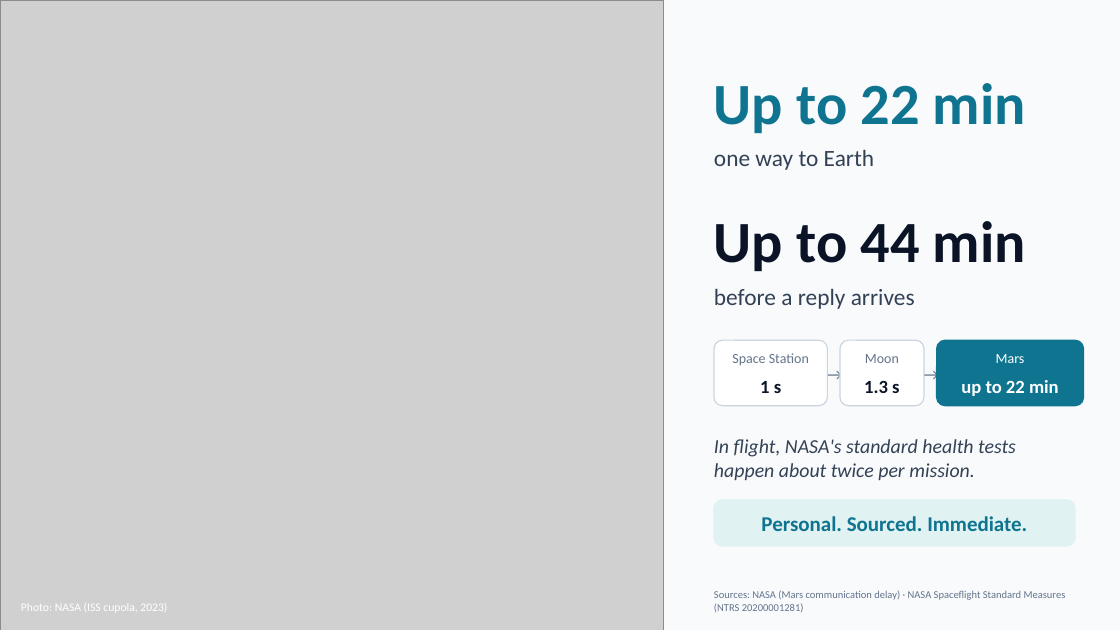
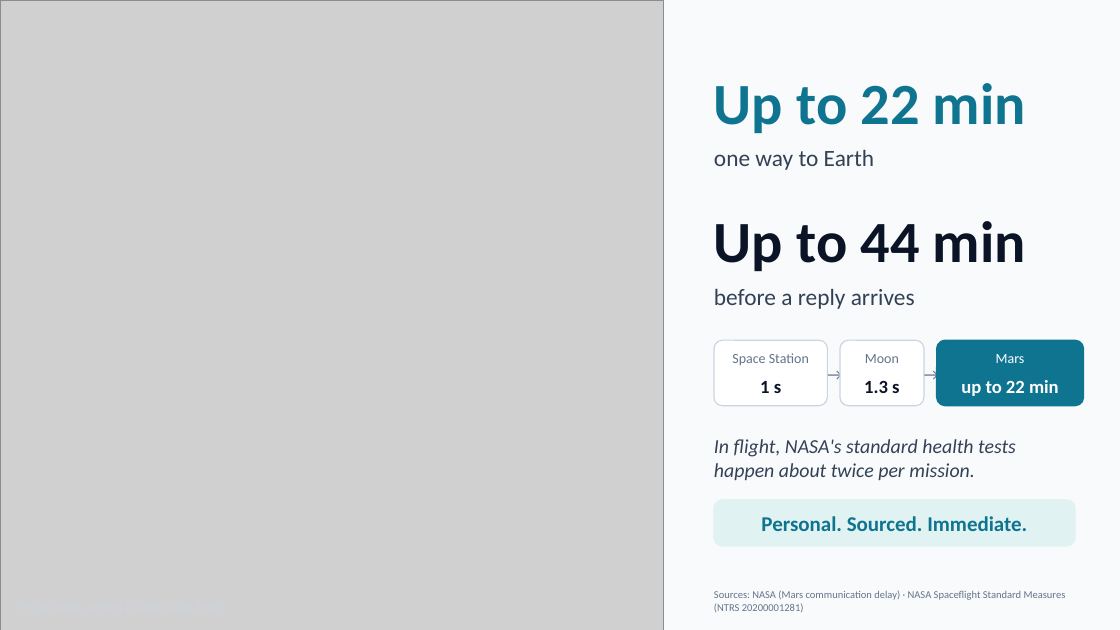
Before and after one commit to dalil-qa/dalil, a slide deck: slide 2 of pitch/Baseera_Pitch_Deck.pptx. Drawn at 1120x630 pixels with LibreOffice and Linux fonts; fonts in the diff are those of the drawing; grey boxes stand for pictures. Boxes give left, top, right and bottom in pixels: in the first picture for what was removed or moved away, otherwise in the second. Text is boxed around its words. In the diff, an @@ line names an element or a change of style, - is before the commit and + after.

```diff
--- a/pitch/Baseera_Pitch_Deck.pptx
+++ b/pitch/Baseera_Pitch_Deck.pptx
@@ text removed at (21,604,167,612) @@
-Photo: NASA (ISS cupola, 2023)
```
Also in this commit, not shown: 2 other files.
